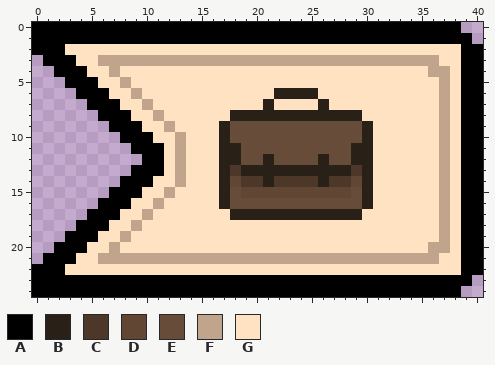
Edited in one commit: pixel-art sprite (public/icons/uiIcon/uiBackpack.png). Above, as it was before the edit.
The file is 246x150 pixels, drawn in blocks of 6x6; one block is one cell here.
Palette (. is transparent): A #000000  B #292018  C #4c3728  D #604633  E #674c39  F #c0a58c  G #ffe2c1
Pixels before, first column x 0:
 0 AAAAAAAAAAAAAAAAAAAAAAAAAAAAAAAAAAAAAAA..
 1 AAAAAAAAAAAAAAAAAAAAAAAAAAAAAAAAAAAAAAAA.
 2 AAAGGGGGGGGGGGGGGGGGGGGGGGGGGGGGGGGGGGGAA
 3 .AAAGGFFFFFFFFFFFFFFFFFFFFFFFFFFFFFFFGGAA
 4 ..AAAGGFGGGGGGGGGGGGGGGGGGGGGGGGGGGGFFGAA
 5 ...AAAGGFGGGGGGGGGGGGGGGGGGGGGGGGGGGGFGAA
 6 ....AAAGGFGGGGGGGGGGGGBBBBGGGGGGGGGGGFGAA
 7 .....AAAGGFGGGGGGGGGGBGGGGBGGGGGGGGGGFGAA
 8 ......AAAGGFGGGGGGBBBBBBBBBBBBGGGGGGGFGAA
 9 .......AAAGGFGGGGBEEEEEEEEEEEEBGGGGGGFGAA
10 ........AAAGGFGGGBEEEEEEEEEEEEBGGGGGGFGAA
11 .........AAAGFGGGBBEEEEEEEEEEBBGGGGGGFGAA
12 ..........AAGFGGGBBEEBEEEEBEEBBGGGGGGFGAA
13 .........AAAGFGGGBCBBBBBBBBBBCBGGGGGGFGAA
14 ........AAAGGFGGGBDCCBCCCCBCCDBGGGGGGFGAA
15 .......AAAGGFGGGGBEDDDDDDDDDDEBGGGGGGFGAA
16 ......AAAGGFGGGGGBEEEEEEEEEEEEBGGGGGGFGAA
17 .....AAAGGFGGGGGGGBBBBBBBBBBBBGGGGGGGFGAA
18 ....AAAGGFGGGGGGGGGGGGGGGGGGGGGGGGGGGFGAA
19 ...AAAGGFGGGGGGGGGGGGGGGGGGGGGGGGGGGGFGAA
20 ..AAAGGFGGGGGGGGGGGGGGGGGGGGGGGGGGGGFFGAA
21 .AAAGGFFFFFFFFFFFFFFFFFFFFFFFFFFFFFFFGGAA
22 AAAGGGGGGGGGGGGGGGGGGGGGGGGGGGGGGGGGGGGAA
23 AAAAAAAAAAAAAAAAAAAAAAAAAAAAAAAAAAAAAAAA.
24 AAAAAAAAAAAAAAAAAAAAAAAAAAAAAAAAAAAAAAA..
The same view after the edit:
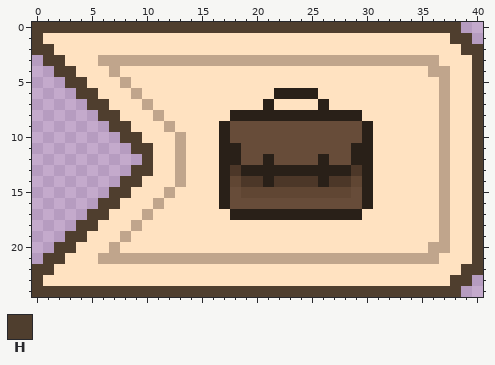
Colours new in this view: H #4f3e2e
From old to new:
Changed rows in their new state; - is an unchanged pixel.
first column x 0:
 0 HHHHHHHHHHHHHHHHHHHHHHHHHHHHHHHHHHHHHHH--
 1 HGGGGGGGGGGGGGGGGGGGGGGGGGGGGGGGGGGGGGHH-
 2 HHG------------------------------------HH
 3 -HHG-----------------------------------GH
 4 --HHG----------------------------------GH
 5 ---HHG---------------------------------GH
 6 ----HHG--------------------------------GH
 7 -----HHG-------------------------------GH
 8 ------HHG------------------------------GH
 9 -------HHG-----------------------------GH
10 --------HHG----------------------------GH
11 ---------HHG---------------------------GH
12 ----------HG---------------------------GH
13 ---------HHG---------------------------GH
14 --------HHG----------------------------GH
15 -------HHG-----------------------------GH
16 ------HHG------------------------------GH
17 -----HHG-------------------------------GH
18 ----HHG--------------------------------GH
19 ---HHG---------------------------------GH
20 --HHG----------------------------------GH
21 -HHG-----------------------------------GH
22 HHG------------------------------------HH
23 HGGGGGGGGGGGGGGGGGGGGGGGGGGGGGGGGGGGGGHH-
24 HHHHHHHHHHHHHHHHHHHHHHHHHHHHHHHHHHHHHHH--
Pixel boxes of the changes (left, top, right, bottom) in both pictures:
changed: (32, 22, 483, 297)
